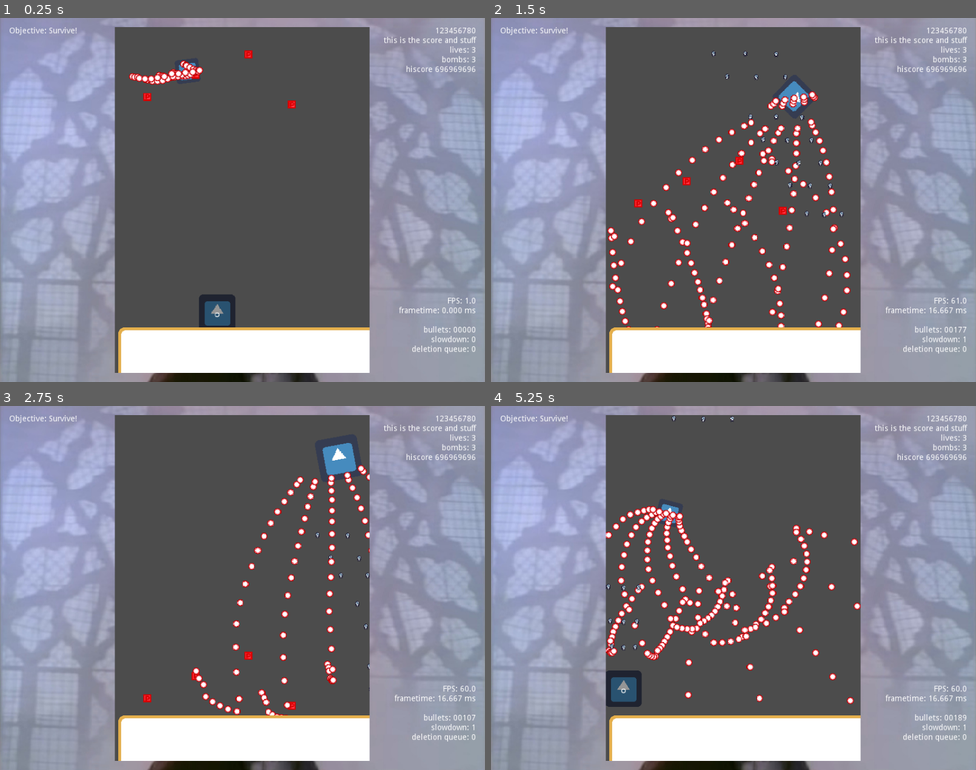
Above: before the commit, frames 1-4 (two rows, left to right).
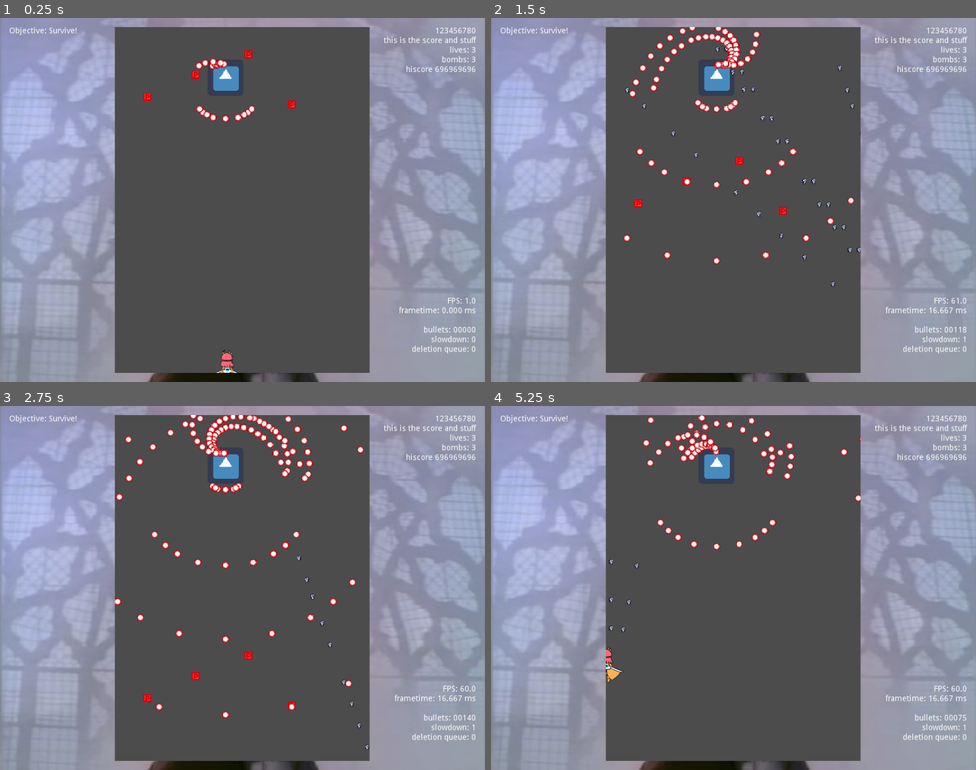
Above: after the commit, the same moments.

Repository: lapspider45/KumoCollab
Game: Godot game, scene res://game/Main.tscn
The game is run twice, just before and just after one commit, with the same random seed, the same clock (stepped at 60 frames per second) and the same inputs. The engine's default icon, where the game draws it, is replaced by a stand-in: a white triangle on a blue panel in a dark square.
Inputs:
- Up to frame 1 (0.25 s): no input
- Up to frame 2 (1.5 s): hold Right (right) 0.53-1.28 s; hold Z (shoot) 0.53-1.28 s; hold Down (down) from 1.28 s (still down); tap X (bomb) at 1.35 s
- Up to frame 3 (2.75 s): tap Z (shoot) at 1.55 s; release Down (down) at 2.03 s; hold Right (right) from 2.03 s (still down); hold Z (shoot) from 2.03 s (still down)
- Up to frame 4 (5.25 s): release Right (right) at 2.78 s; release Z (shoot) at 2.78 s; hold Up (up) 2.78-3.53 s; tap Shift (slow) at 2.85 s; tap Z (shoot) at 3.05, 4.55 s; hold Z (shoot) 3.53-4.28 s; hold Left (left) 3.53-5.03 s; tap X (bomb) at 4.35 s; hold Down (down) from 5.03 s (still down); hold Z (shoot) from 5.03 s (still down)

The runs differ from the first frame. In frame 1, 8.3% of the frame differs, in the area x 24-77%, y 11-98%; in frame 2, 12%; in frame 3, 11%; in frame 4, 13%, in the area x 23-98%, y 2-98%.
Error before the commit: Parse Error: The class "ClydeDialogue" was found in global scope, but its script couldn't be loaded. (res://game/cutscene/DialogOverlay.gd:6)

Commit message:
Bullet stop pattern

Diff:
--- a/game/Danmaku.tscn
+++ b/game/Danmaku.tscn
@@ -1,10 +1,11 @@
-[gd_scene load_steps=6 format=2]
+[gd_scene load_steps=7 format=2]
 
 [ext_resource path="res://game/components/SimpleBulletServer.tscn" type="PackedScene" id=1]
 [ext_resource path="res://game/patterns/Medium.tscn" type="PackedScene" id=2]
 [ext_resource path="res://game/Danmaku.gd" type="Script" id=3]
+[ext_resource path="res://game/patterns/lana/EasyLanaPattern.tscn" type="PackedScene" id=4]
+[ext_resource path="res://game/player/lana/PlayerLana.tscn" type="PackedScene" id=5]
 [ext_resource path="res://game/items/Item.tscn" type="PackedScene" id=6]
-[ext_resource path="res://game/player/Player.tscn" type="PackedScene" id=8]
 
 [node name="Danmaku" type="Node2D"]
 script = ExtResource( 3 )
@@ -13,9 +14,13 @@
 process_batch_size = 900
 
 [node name="MediumPattern" parent="." instance=ExtResource( 2 )]
+visible = false
+disabled = true
+children_disabled = true
 
-[node name="Player" parent="." instance=ExtResource( 8 )]
-position = Vector2( 179, 506 )
+[node name="EasyLanaPattern" parent="." instance=ExtResource( 4 )]
+explosion_amount = 5
+explosion_speed = 70
 
 [node name="Item" parent="." instance=ExtResource( 6 )]
 position = Vector2( 234, 10 )
@@ -28,3 +33,6 @@
 
 [node name="Item4" parent="." instance=ExtResource( 6 )]
 position = Vector2( 56, 85 )
+
+[node name="Player" parent="." instance=ExtResource( 5 )]
+position = Vector2( 197, 603 )
--- a/game/Main.tscn
+++ b/game/Main.tscn
@@ -1,11 +1,10 @@
-[gd_scene load_steps=7 format=2]
+[gd_scene load_steps=6 format=2]
 
 [ext_resource path="res://game/Danmaku.tscn" type="PackedScene" id=1]
 [ext_resource path="res://utils/BasedViewport.gd" type="Script" id=2]
 [ext_resource path="res://art/placeholder/rick.jpg" type="Texture" id=3]
 [ext_resource path="res://game/Main.gd" type="Script" id=4]
 [ext_resource path="res://debug/DebugInfoLabel.tscn" type="PackedScene" id=5]
-[ext_resource path="res://game/cutscene/DialogOverlay.tscn" type="PackedScene" id=6]
 
 [node name="Main" type="Control"]
 anchor_right = 1.0
@@ -80,12 +79,6 @@
 
 [node name="Danmaku" parent="AspectRatioContainer/MarginContainer/ViewportContainer/GameViewport" instance=ExtResource( 1 )]
 
-[node name="DialogOverlay" parent="AspectRatioContainer/MarginContainer/ViewportContainer/GameViewport" instance=ExtResource( 6 )]
-anchor_right = 0.0
-anchor_bottom = 0.0
-margin_right = 480.0
-margin_bottom = 640.0
-
 [node name="MarginContainer" type="MarginContainer" parent="."]
 anchor_right = 1.0
 anchor_bottom = 1.0
--- a/game/cutscene/DialogOverlay.gd
+++ b/game/cutscene/DialogOverlay.gd
@@ -31,6 +31,8 @@
 
 
 func _get_next_dialogue_line():
+	if _dialogue == null:
+		return
 	var content = _dialogue.get_content()
 	if not content:
 		var dialog_animation_group = get_tree().get_nodes_in_group("dialog_animation")
--- a/game/items/Item.gd
+++ b/game/items/Item.gd
@@ -9,6 +9,8 @@
 	if item_pickup_box_found :
 		_homing()
 	position += direction * speed * delta
+	if position.y > get_viewport().size.y:
+		queue_free()
 
 
 func _homing():
@@ -16,6 +18,6 @@
 	direction = (difference).normalized() * 4
 
 
-func _on_Item_area_entered(area):
-	print("Power Up")
+func _on_Item_area_entered(_area):
+	print(_area.name)
 	queue_free()
--- a/game/patterns/lana/BulletSpawnerLanaPattern.gd
+++ b/game/patterns/lana/BulletSpawnerLanaPattern.gd
@@ -1,18 +1,44 @@
 extends BulletSpawner
+
+export var explosion_amount := 5
+export var explosion_speed := 50
+export var explosion_acceleration := Vector2(0, 20)
+
 
 
 func _on_PatternTimer_timeout():
+#	for i in get_tree().get_nodes_in_group("stopbullets"):
+#		if is_instance_valid(i):
+#			i.velocity = Vector2(0, 0)
+	pass
+
+
+#override
+func shoot(params={}):
+	var bullet = DanmakuServer.instantiate_bullet(bullet_type)
+	bullet.set_as_toplevel(true)
+	bullet.position = global_position
+	bullet.velocity = Vector2.RIGHT.rotated(global_rotation) * bullet_speed * params.get("speedscale", 1)
+	bullet.acceleration = bullet_acceleration
+	bullet.add_to_group("stopbullets")
+	DanmakuServer.add_bullet(bullet) # This should lead to the SimpleBulletServer
+
+
+func _stop_bullet_to_explode():
 	for i in get_tree().get_nodes_in_group("stopbullets"):
 		if is_instance_valid(i):
 			i.velocity = Vector2(0, 0)
 
 
-#override
-func shoot(params={}):
-	var bullet = BulletServer.instantiate_bullet(bullet_type)
-	bullet.set_as_toplevel(true)
-	bullet.position = global_position
-	bullet.velocity = Vector2.RIGHT.rotated(global_rotation) * bullet_speed * params.get("speedscale", 1)
-	bullet.acceleration = bullet_acceleration
-	bullet.add_to_group("stopbullets")
-	owner.add_bullet(bullet) # This should lead to the SimpleBulletServer
+func _bullets_explode():
+	for i in get_tree().get_nodes_in_group("stopbullets"):
+		if is_instance_valid(i):
+			for _j in explosion_amount:
+				var bullet = DanmakuServer.instantiate_bullet(bullet_type)
+				bullet.set_as_toplevel(true)
+				bullet.position = i.global_position
+				var random_direction := Vector2.RIGHT.rotated(deg2rad(rand_range(0, 360)))
+				bullet.velocity = random_direction.rotated(global_rotation) * explosion_speed
+				bullet.acceleration = Vector2(0, 20)
+				DanmakuServer.add_bullet(bullet)
+			i.queue_free()
--- a/game/patterns/lana/EasyLanaPattern.tscn
+++ b/game/patterns/lana/EasyLanaPattern.tscn
@@ -82,305 +82,399 @@
 
 [sub_resource type="Animation" id=6]
 resource_name = "asd"
-length = 4.2
+length = 7.0
 loop = true
 tracks/0/type = "value"
-tracks/0/path = NodePath(".:timescale")
+tracks/0/path = NodePath("l1:rotation_degrees")
 tracks/0/interp = 1
 tracks/0/loop_wrap = true
 tracks/0/imported = false
-tracks/0/enabled = true
+tracks/0/enabled = false
 tracks/0/keys = {
-"times": PoolRealArray( 0, 1.6, 3, 6, 10.6 ),
-"transitions": PoolRealArray( 1, 1, 1, 1, 1 ),
-"update": 0,
-"values": [ 1.0, 4.0, 0.5, 2.0, 5.0 ]
-}
-tracks/1/type = "method"
-tracks/1/path = NodePath(".")
+"times": PoolRealArray( 0, 1.6, 3, 6, 10, 10.6 ),
+"transitions": PoolRealArray( 1, 1, 1, 1, 1, 1 ),
+"update": 0,
+"values": [ -30.0, -10.0, -30.0, -50.0, 10.0, 10.0 ]
+}
+tracks/1/type = "value"
+tracks/1/path = NodePath("r1:rotation_degrees")
 tracks/1/interp = 1
 tracks/1/loop_wrap = true
 tracks/1/imported = false
 tracks/1/enabled = false
 tracks/1/keys = {
-"times": PoolRealArray( 0, 0.1, 0.2, 0.3, 0.4, 0.5, 0.6, 0.7, 0.8, 0.9, 1, 1.1, 1.2, 1.3, 1.4, 1.5, 1.6, 1.7, 1.8, 1.9, 2, 2.1, 2.2, 2.3, 2.4, 2.5, 2.6, 2.7, 2.8, 2.9, 3, 6, 6.2, 6.4, 6.6, 7, 7.2, 7.4, 7.6, 8, 8.2, 8.4, 8.6, 9, 9.2, 9.4, 9.6, 10, 10.2, 10.4, 10.6 ),
-"transitions": PoolRealArray( 1, 1, 1, 1, 1, 1, 1, 1, 1, 1, 1, 1, 1, 1, 1, 1, 1, 1, 1, 1, 1, 1, 1, 1, 1, 1, 1, 1, 1, 1, 1, 1, 1, 1, 1, 1, 1, 1, 1, 1, 1, 1, 1, 1, 1, 1, 1, 1, 1, 1, 1 ),
-"values": [ {
-"args": [ {
-} ],
-"method": "_shoot"
-}, {
-"args": [ {
-} ],
-"method": "_shoot"
-}, {
-"args": [ {
-} ],
-"method": "_shoot"
-}, {
-"args": [ {
-} ],
-"method": "_shoot"
-}, {
-"args": [ {
-} ],
-"method": "_shoot"
-}, {
-"args": [ {
-} ],
-"method": "_shoot"
-}, {
-"args": [ {
-} ],
-"method": "_shoot"
-}, {
-"args": [ {
-} ],
-"method": "_shoot"
-}, {
-"args": [ {
-} ],
-"method": "_shoot"
-}, {
-"args": [ {
-} ],
-"method": "_shoot"
-}, {
-"args": [ {
-} ],
-"method": "_shoot"
-}, {
-"args": [ {
-} ],
-"method": "_shoot"
-}, {
-"args": [ {
-} ],
-"method": "_shoot"
-}, {
-"args": [ {
-} ],
-"method": "_shoot"
-}, {
-"args": [ {
-} ],
-"method": "_shoot"
-}, {
-"args": [ {
-} ],
-"method": "_shoot"
-}, {
-"args": [ {
-} ],
-"method": "_shoot"
-}, {
-"args": [ {
-} ],
-"method": "_shoot"
-}, {
-"args": [ {
-} ],
-"method": "_shoot"
-}, {
-"args": [ {
-} ],
-"method": "_shoot"
-}, {
-"args": [ {
-} ],
-"method": "_shoot"
-}, {
-"args": [ {
-} ],
-"method": "_shoot"
-}, {
-"args": [ {
-} ],
-"method": "_shoot"
-}, {
-"args": [ {
-} ],
-"method": "_shoot"
-}, {
-"args": [ {
-} ],
-"method": "_shoot"
-}, {
-"args": [ {
-} ],
-"method": "_shoot"
-}, {
-"args": [ {
-} ],
-"method": "_shoot"
-}, {
-"args": [ {
-} ],
-"method": "_shoot"
-}, {
-"args": [ {
-} ],
-"method": "_shoot"
-}, {
-"args": [ {
-} ],
-"method": "_shoot"
-}, {
-"args": [ {
-} ],
-"method": "_shoot"
-}, {
-"args": [ {
-} ],
-"method": "_shoot"
-}, {
-"args": [ {
-} ],
-"method": "_shoot"
-}, {
-"args": [ {
-} ],
-"method": "_shoot"
-}, {
-"args": [ {
-} ],
-"method": "_shoot"
-}, {
-"args": [ {
-} ],
-"method": "_shoot"
-}, {
-"args": [ {
-} ],
-"method": "_shoot"
-}, {
-"args": [ {
-} ],
-"method": "_shoot"
-}, {
-"args": [ {
-} ],
-"method": "_shoot"
-}, {
-"args": [ {
-} ],
-"method": "_shoot"
-}, {
-"args": [ {
-} ],
-"method": "_shoot"
-}, {
-"args": [ {
-} ],
-"method": "_shoot"
-}, {
-"args": [ {
-} ],
-"method": "_shoot"
-}, {
-"args": [ {
-} ],
-"method": "_shoot"
-}, {
-"args": [ {
-} ],
-"method": "_shoot"
-}, {
-"args": [ {
-} ],
-"method": "_shoot"
-}, {
-"args": [ {
-} ],
-"method": "_shoot"
-}, {
-"args": [ {
-} ],
-"method": "_shoot"
-}, {
-"args": [ {
-} ],
-"method": "_shoot"
-}, {
-"args": [ {
-} ],
-"method": "_shoot"
-}, {
-"args": [ {
-} ],
-"method": "_shoot"
-} ]
+"times": PoolRealArray( 0, 1.6, 3, 6, 10, 10.6 ),
+"transitions": PoolRealArray( 1, 1, 1, 1, 1, 1 ),
+"update": 0,
+"values": [ 30.0, 10.0, 30.0, 50.0, -10.0, -10.0 ]
 }
 tracks/2/type = "value"
-tracks/2/path = NodePath("l1:rotation_degrees")
+tracks/2/path = NodePath("l1:position")
 tracks/2/interp = 1
 tracks/2/loop_wrap = true
 tracks/2/imported = false
 tracks/2/enabled = false
 tracks/2/keys = {
-"times": PoolRealArray( 0, 1.6, 3, 6, 10, 10.6 ),
+"times": PoolRealArray( 0, 1.6, 3, 6, 8.5, 10.6 ),
 "transitions": PoolRealArray( 1, 1, 1, 1, 1, 1 ),
 "update": 0,
-"values": [ -30.0, -10.0, -30.0, -50.0, 10.0, 10.0 ]
+"values": [ Vector2( 0, -10 ), Vector2( 0, -10 ), Vector2( 0, -10 ), Vector2( 0, -10 ), Vector2( 0, 30 ), Vector2( 0, -10 ) ]
 }
 tracks/3/type = "value"
-tracks/3/path = NodePath("r1:rotation_degrees")
+tracks/3/path = NodePath("r1:position")
 tracks/3/interp = 1
 tracks/3/loop_wrap = true
 tracks/3/imported = false
 tracks/3/enabled = false
 tracks/3/keys = {
-"times": PoolRealArray( 0, 1.6, 3, 6, 10, 10.6 ),
+"times": PoolRealArray( 0, 1.6, 3, 6, 8.5, 10.6 ),
 "transitions": PoolRealArray( 1, 1, 1, 1, 1, 1 ),
 "update": 0,
-"values": [ 30.0, 10.0, 30.0, 50.0, -10.0, -10.0 ]
+"values": [ Vector2( 0, 10 ), Vector2( 0, 10 ), Vector2( 0, 10 ), Vector2( 0, 10 ), Vector2( 0, -30 ), Vector2( 0, 10 ) ]
 }
 tracks/4/type = "value"
-tracks/4/path = NodePath("l1:position")
+tracks/4/path = NodePath("Sprite:rotation_degrees")
 tracks/4/interp = 1
-tracks/4/loop_wrap = true
+tracks/4/loop_wrap = false
 tracks/4/imported = false
 tracks/4/enabled = false
 tracks/4/keys = {
-"times": PoolRealArray( 0, 1.6, 3, 6, 8.5, 10.6 ),
-"transitions": PoolRealArray( 1, 1, 1, 1, 1, 1 ),
-"update": 0,
-"values": [ Vector2( 0, -10 ), Vector2( 0, -10 ), Vector2( 0, -10 ), Vector2( 0, -10 ), Vector2( 0, 30 ), Vector2( 0, -10 ) ]
-}
-tracks/5/type = "value"
-tracks/5/path = NodePath("r1:position")
+"times": PoolRealArray( 0, 3 ),
+"transitions": PoolRealArray( 1, 1 ),
+"update": 0,
+"values": [ -90.0, 1350.0 ]
+}
+tracks/5/type = "method"
+tracks/5/path = NodePath(".")
 tracks/5/interp = 1
 tracks/5/loop_wrap = true
 tracks/5/imported = false
-tracks/5/enabled = false
+tracks/5/enabled = true
 tracks/5/keys = {
-"times": PoolRealArray( 0, 1.6, 3, 6, 8.5, 10.6 ),
-"transitions": PoolRealArray( 1, 1, 1, 1, 1, 1 ),
-"update": 0,
-"values": [ Vector2( 0, 10 ), Vector2( 0, 10 ), Vector2( 0, 10 ), Vector2( 0, 10 ), Vector2( 0, -30 ), Vector2( 0, 10 ) ]
+"times": PoolRealArray( 0, 1, 2, 3, 4, 4.2, 5 ),
+"transitions": PoolRealArray( 1, 1, 1, 1, 1, 1, 1 ),
+"values": [ {
+"args": [ {
+} ],
+"method": "_shoot"
+}, {
+"args": [ {
+} ],
+"method": "_shoot"
+}, {
+"args": [ {
+} ],
+"method": "_shoot"
+}, {
+"args": [ {
+} ],
+"method": "_shoot"
+}, {
+"args": [ {
+} ],
+"method": "_shoot"
+}, {
+"args": [  ],
+"method": "_stop_bullet_to_explode"
+}, {
+"args": [  ],
+"method": "_bullets_explode"
+} ]
 }
 tracks/6/type = "value"
-tracks/6/path = NodePath("Sprite:rotation_degrees")
+tracks/6/path = NodePath("reverse:rotation_degrees")
 tracks/6/interp = 1
-tracks/6/loop_wrap = false
+tracks/6/loop_wrap = true
 tracks/6/imported = false
-tracks/6/enabled = false
+tracks/6/enabled = true
 tracks/6/keys = {
-"times": PoolRealArray( 0, 3 ),
-"transitions": PoolRealArray( 1, 1 ),
-"update": 0,
-"values": [ -90.0, 1350.0 ]
+"times": PoolRealArray( 0, 1, 2, 3, 4, 5, 6 ),
+"transitions": PoolRealArray( 1, 1, 1, 1, 1, 1, 1 ),
+"update": 0,
+"values": [ 90.0, 180.0, 270.0, 180.0, 90.0, 180.0, 270.0 ]
 }
 tracks/7/type = "method"
-tracks/7/path = NodePath(".")
+tracks/7/path = NodePath("reverse")
 tracks/7/interp = 1
 tracks/7/loop_wrap = true
 tracks/7/imported = false
 tracks/7/enabled = true
 tracks/7/keys = {
-"times": PoolRealArray( 0.1, 0.4, 1.4, 2.5 ),
-"transitions": PoolRealArray( 1, 1, 1, 1 ),
+"times": PoolRealArray( 0, 0.1, 0.2, 0.3, 0.4, 0.5, 0.6, 0.7, 0.8, 0.9, 1, 1.1, 1.2, 1.3, 1.4, 1.5, 1.6, 1.7, 1.8, 1.9, 2, 2.1, 2.2, 2.3, 2.4, 2.5, 2.6, 2.7, 2.8, 2.9, 3, 3.1, 3.2, 3.3, 3.4, 3.5, 3.6, 3.7, 3.8, 3.9, 4, 4.1, 4.2, 4.3, 4.4, 4.5, 4.6, 4.7, 4.8, 4.9, 5, 5.1, 5.2, 5.3, 5.4, 5.5, 5.6, 5.7, 5.8, 5.9, 6, 6.1, 6.2, 6.3, 6.4, 6.5, 6.6, 6.7, 6.8, 6.9, 7, 7.1 ),
+"transitions": PoolRealArray( 1, 1, 1, 1, 1, 1, 1, 1, 1, 1, 1, 1, 1, 1, 1, 1, 1, 1, 1, 1, 1, 1, 1, 1, 1, 1, 1, 1, 1, 1, 1, 1, 1, 1, 1, 1, 1, 1, 1, 1, 1, 1, 1, 1, 1, 1, 1, 1, 1, 1, 1, 1, 1, 1, 1, 1, 1, 1, 1, 1, 1, 1, 1, 1, 1, 1, 1, 1, 1, 1, 1, 1 ),
 "values": [ {
+"args": [ {
+} ],
+"method": "_shoot"
+}, {
+"args": [ {
+} ],
+"method": "_shoot"
+}, {
+"args": [ {
+} ],
+"method": "_shoot"
+}, {
+"args": [ {
+} ],
+"method": "_shoot"
+}, {
+"args": [ {
+} ],
+"method": "_shoot"
+}, {
+"args": [ {
+} ],
+"method": "_shoot"
+}, {
+"args": [ {
+} ],
+"method": "_shoot"
+}, {
+"args": [ {
+} ],
+"method": "_shoot"
+}, {
+"args": [ {
+} ],
+"method": "_shoot"
+}, {
+"args": [ {
+} ],
+"method": "_shoot"
+}, {
+"args": [ {
+} ],
+"method": "_shoot"
+}, {
+"args": [ {
+} ],
+"method": "_shoot"
+}, {
+"args": [ {
+} ],
+"method": "_shoot"
+}, {
+"args": [ {
+} ],
+"method": "_shoot"
+}, {
+"args": [ {
+} ],
+"method": "_shoot"
+}, {
+"args": [ {
+} ],
+"method": "_shoot"
+}, {
+"args": [ {
+} ],
+"method": "_shoot"
+}, {
+"args": [ {
+} ],
+"method": "_shoot"
+}, {
+"args": [ {
+} ],
+"method": "_shoot"
+}, {
+"args": [ {
+} ],
+"method": "_shoot"
+}, {
+"args": [ {
+} ],
+"method": "_shoot"
+}, {
+"args": [ {
+} ],
+"method": "_shoot"
+}, {
+"args": [ {
+} ],
+"method": "_shoot"
+}, {
+"args": [ {
+} ],
+"method": "_shoot"
+}, {
+"args": [ {
+} ],
+"method": "_shoot"
+}, {
+"args": [ {
+} ],
+"method": "_shoot"
+}, {
+"args": [ {
+} ],
+"method": "_shoot"
+}, {
+"args": [ {
+} ],
+"method": "_shoot"
+}, {
+"args": [ {
+} ],
+"method": "_shoot"
+}, {
+"args": [ {
+} ],
+"method": "_shoot"
+}, {
+"args": [ {
+} ],
+"method": "_shoot"
+}, {
+"args": [ {
+} ],
+"method": "_shoot"
+}, {
+"args": [ {
+} ],
+"method": "_shoot"
+}, {
+"args": [ {
+} ],
+"method": "_shoot"
+}, {
+"args": [ {
+} ],
+"method": "_shoot"
+}, {
+"args": [ {
+} ],
+"method": "_shoot"
+}, {
+"args": [ {
+} ],
+"method": "_shoot"
+}, {
+"args": [ {
+} ],
+"method": "_shoot"
+}, {
+"args": [ {
+} ],
+"method": "_shoot"
+}, {
+"args": [ {
+} ],
+"method": "_shoot"
+}, {
+"args": [ {
+} ],
+"method": "_shoot"
+}, {
+"args": [ {
+} ],
+"method": "_shoot"
+}, {
+"args": [ {
+} ],
+"method": "_shoot"
+}, {
+"args": [ {
+} ],
+"method": "_shoot"
+}, {
+"args": [ {
+} ],
+"method": "_shoot"
+}, {
+"args": [ {
+} ],
+"method": "_shoot"
+}, {
+"args": [ {
+} ],
+"method": "_shoot"
+}, {
+"args": [ {
+} ],
+"method": "_shoot"
+}, {
+"args": [ {
+} ],
+"method": "_shoot"
+}, {
+"args": [ {
+} ],
+"method": "_shoot"
+}, {
+"args": [ {
+} ],
+"method": "_shoot"
+}, {
+"args": [ {
+} ],
+"method": "_shoot"
+}, {
+"args": [ {
+} ],
+"method": "_shoot"
+}, {
+"args": [ {
+} ],
+"method": "_shoot"
+}, {
+"args": [ {
+} ],
+"method": "_shoot"
+}, {
+"args": [ {
+} ],
+"method": "_shoot"
+}, {
+"args": [ {
+} ],
+"method": "_shoot"
+}, {
+"args": [ {
+} ],
+"method": "_shoot"
+}, {
+"args": [ {
+} ],
+"method": "_shoot"
+}, {
+"args": [ {
+} ],
+"method": "_shoot"
+}, {
+"args": [ {
+} ],
+"method": "_shoot"
+}, {
+"args": [ {
+} ],
+"method": "_shoot"
+}, {
+"args": [ {
+} ],
+"method": "_shoot"
+}, {
+"args": [ {
+} ],
+"method": "_shoot"
+}, {
+"args": [ {
+} ],
+"method": "_shoot"
+}, {
+"args": [ {
+} ],
+"method": "_shoot"
+}, {
+"args": [ {
+} ],
+"method": "_shoot"
+}, {
+"args": [ {
+} ],
+"method": "_shoot"
+}, {
 "args": [ {
 } ],
 "method": "_shoot"
@@ -483,31 +577,89 @@
 position = Vector2( 194, 114 )
 rotation = 1.5708
 script = ExtResource( 4 )
-bullet_speed = 100.0
+bullet_speed = 200.0
 bullet_acceleration = Vector2( 0, 0 )
 aim_offset = Vector2( 0, 0 )
+explosion_amount = 2
 
 [node name="l1" type="Position2D" parent="." groups=["bulletspawner"]]
 position = Vector2( 0, -10 )
 rotation = -0.523599
-script = ExtResource( 3 )
+script = ExtResource( 4 )
+bullet_speed = 200.0
 bullet_acceleration = Vector2( 0, 0 )
 
 [node name="tail1" type="Position2D" parent="l1" groups=["bulletspawner"]]
-script = ExtResource( 3 )
+position = Vector2( 1.52588e-05, -1.52588e-05 )
+rotation = -0.174533
+script = ExtResource( 4 )
+bullet_speed = 200.0
+bullet_acceleration = Vector2( 0, 0 )
+
+[node name="tail2" type="Position2D" parent="l1" groups=["bulletspawner"]]
+position = Vector2( 0, 7.62939e-06 )
+rotation = -0.349066
+script = ExtResource( 4 )
+bullet_speed = 200.0
+bullet_acceleration = Vector2( 0, 0 )
+
+[node name="tail3" type="Position2D" parent="l1" groups=["bulletspawner"]]
+rotation = 0.261799
+script = ExtResource( 4 )
+bullet_speed = 200.0
 bullet_acceleration = Vector2( 0, 0 )
 
 [node name="r1" type="Position2D" parent="." groups=["bulletspawner"]]
 position = Vector2( 0, 10 )
 rotation = 0.523599
+script = ExtResource( 4 )
+bullet_speed = 200.0
+bullet_acceleration = Vector2( 0, 0 )
+
+[node name="tail1" type="Position2D" parent="r1" groups=["bulletspawner"]]
+position = Vector2( 0, 1.52588e-05 )
+rotation = 0.174533
+script = ExtResource( 4 )
+bullet_speed = 200.0
+bullet_acceleration = Vector2( 0, 0 )
+
+[node name="tail2" type="Position2D" parent="r1" groups=["bulletspawner"]]
+rotation = 0.349066
+script = ExtResource( 4 )
+bullet_speed = 200.0
+bullet_acceleration = Vector2( 0, 0 )
+
+[node name="tail3" type="Position2D" parent="r1" groups=["bulletspawner"]]
+position = Vector2( 0, 1.52588e-05 )
+rotation = -0.261799
+script = ExtResource( 4 )
+bullet_speed = 200.0
+bullet_acceleration = Vector2( 0, 0 )
+
+[node name="reverse" type="Position2D" parent="." groups=["bulletspawner"]]
+position = Vector2( -47, 0.000167847 )
+rotation = 1.72788
 script = ExtResource( 3 )
-bullet_acceleration = Vector2( 0, 0 )
+bullet_speed = 200.0
+
+[node name="tail1" type="Position2D" parent="reverse" groups=["bulletspawner"]]
+scale = Vector2( -1, -1 )
+script = ExtResource( 3 )
+bullet_speed = -100.0
+bullet_acceleration = Vector2( 0, 50 )
+
+[node name="tail2" type="Position2D" parent="reverse" groups=["bulletspawner"]]
+scale = Vector2( -1, -1 )
+script = ExtResource( 3 )
+bullet_speed = -75.0
+bullet_acceleration = Vector2( 0, 40 )
 
 [node name="PatternTimer" type="Timer" parent="."]
 wait_time = 5.0
 autostart = true
 
 [node name="Sprite" type="Sprite" parent="."]
+position = Vector2( -25, 9.15527e-05 )
 rotation = -1.5708
 texture = ExtResource( 2 )
 
--- a/game/player/Player.tscn
+++ b/game/player/Player.tscn
@@ -74,8 +74,31 @@
 "values": [ Color( 1, 1, 1, 1 ) ]
 }
 
+[sub_resource type="GDScript" id=7]
+script/source = "extends Area2D
+
+
+
+func physics_query():
+	var shape:Shape2D = $CollisionShape2D.shape
+	var shape_transform:Transform2D = $CollisionShape2D.get_viewport_transform()
+	var query := Physics2DShapeQueryParameters.new()
+	query.set_shape(shape)
+	query.collide_with_areas = true
+	query.collision_layer = collision_mask
+	query.transform = shape_transform
+	var collisions = get_world_2d().direct_space_state.intersect_shape(query, 1)
+	if collisions.size() >= 1:
+		assert (collisions[0] is Dictionary)
+		print(collisions[0])
+		return collisions[0]
+
+
+"
+
 [sub_resource type="CircleShape2D" id=6]
-radius = 3.0
+resource_local_to_scene = true
+radius = 6.32456
 
 [sub_resource type="Animation" id=5]
 resource_name = "shoot"
@@ -109,8 +132,9 @@
 } ]
 }
 
-[sub_resource type="CircleShape2D" id=6]
-radius = 87.0057
+[sub_resource type="CircleShape2D" id=8]
+resource_local_to_scene = true
+radius = 67.0298
 
 [node name="Player" type="Node2D"]
 script = ExtResource( 2 )
@@ -137,6 +161,7 @@
 [node name="Hitbox" parent="." instance=ExtResource( 6 )]
 collision_layer = 1
 collision_mask = 50
+script = SubResource( 7 )
 
 [node name="CollisionShape2D" type="CollisionShape2D" parent="Hitbox"]
 shape = SubResource( 6 )
@@ -172,11 +197,12 @@
 [node name="ItemPickupBox" type="Area2D" parent="."]
 collision_layer = 0
 collision_mask = 64
+input_pickable = false
 monitorable = false
 script = ExtResource( 7 )
 
-[node name="CollisionShape2D" type="CollisionShape2D" parent="ItemPickupBox"]
-shape = SubResource( 6 )
+[node name="ItemCollectionCircle" type="CollisionShape2D" parent="ItemPickupBox"]
+shape = SubResource( 8 )
 
 [connection signal="area_entered" from="ItemPickupBox" to="ItemPickupBox" method="_on_ItemPickupBox_area_entered"]
 
--- a/game/player/lana/PlayerLana.gd
+++ b/game/player/lana/PlayerLana.gd
@@ -2,4 +2,4 @@
 
 func _ready():
 	._ready()
-	$BulletSpawner4.B = preload("res://game/bullets/AreaBullet.tscn")
+#	$BulletSpawner4.B = preload("res://game/bullets/AreaBullet.tscn")
--- a/game/player/lana/PlayerLana.tscn
+++ b/game/player/lana/PlayerLana.tscn
@@ -1,9 +1,17 @@
-[gd_scene load_steps=5 format=2]
+[gd_scene load_steps=7 format=2]
 
 [ext_resource path="res://game/player/Player.tscn" type="PackedScene" id=1]
 [ext_resource path="res://game/player/lana/PlayerLana.gd" type="Script" id=2]
 [ext_resource path="res://art/characters/lana/PlayerSpriteLana.png" type="Texture" id=3]
 [ext_resource path="res://game/spawner/BulletSpawner.tscn" type="PackedScene" id=4]
+
+[sub_resource type="CircleShape2D" id=1]
+resource_local_to_scene = true
+radius = 5.0
+
+[sub_resource type="CircleShape2D" id=2]
+resource_local_to_scene = true
+radius = 65.0077
 
 [node name="Player" instance=ExtResource( 1 )]
 script = ExtResource( 2 )
@@ -14,9 +22,11 @@
 max_hp = 30
 
 [node name="Sprite" parent="." index="0"]
-modulate = Color( 1, 0.231373, 0.137255, 0.376471 )
 self_modulate = Color( 1, 1, 1, 1 )
 texture = ExtResource( 3 )
+
+[node name="CollisionShape2D" parent="Hitbox" index="0"]
+shape = SubResource( 1 )
 
 [node name="BulletSpawner" parent="." index="5"]
 position = Vector2( -8, 0 )
@@ -36,4 +46,7 @@
 bullet_acceleration = Vector2( 0, -10 )
 bullet_type = "complex1"
 
+[node name="ItemCollectionCircle" parent="ItemPickupBox" index="0"]
+shape = SubResource( 2 )
+
 [editable path="Hitbox"]
Not shown: 1 places in game/player/Player.tscn that only renumber resources
